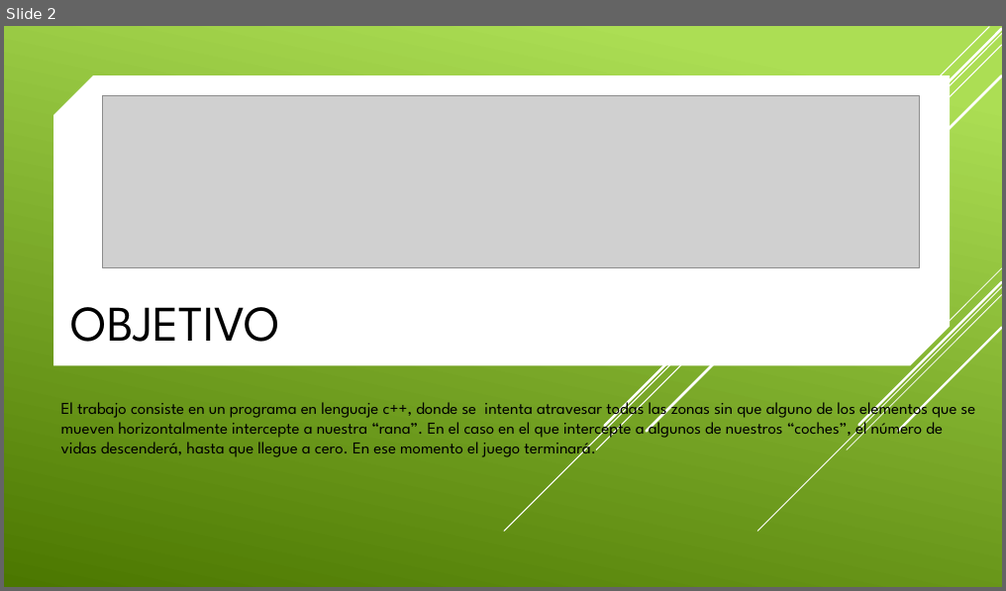
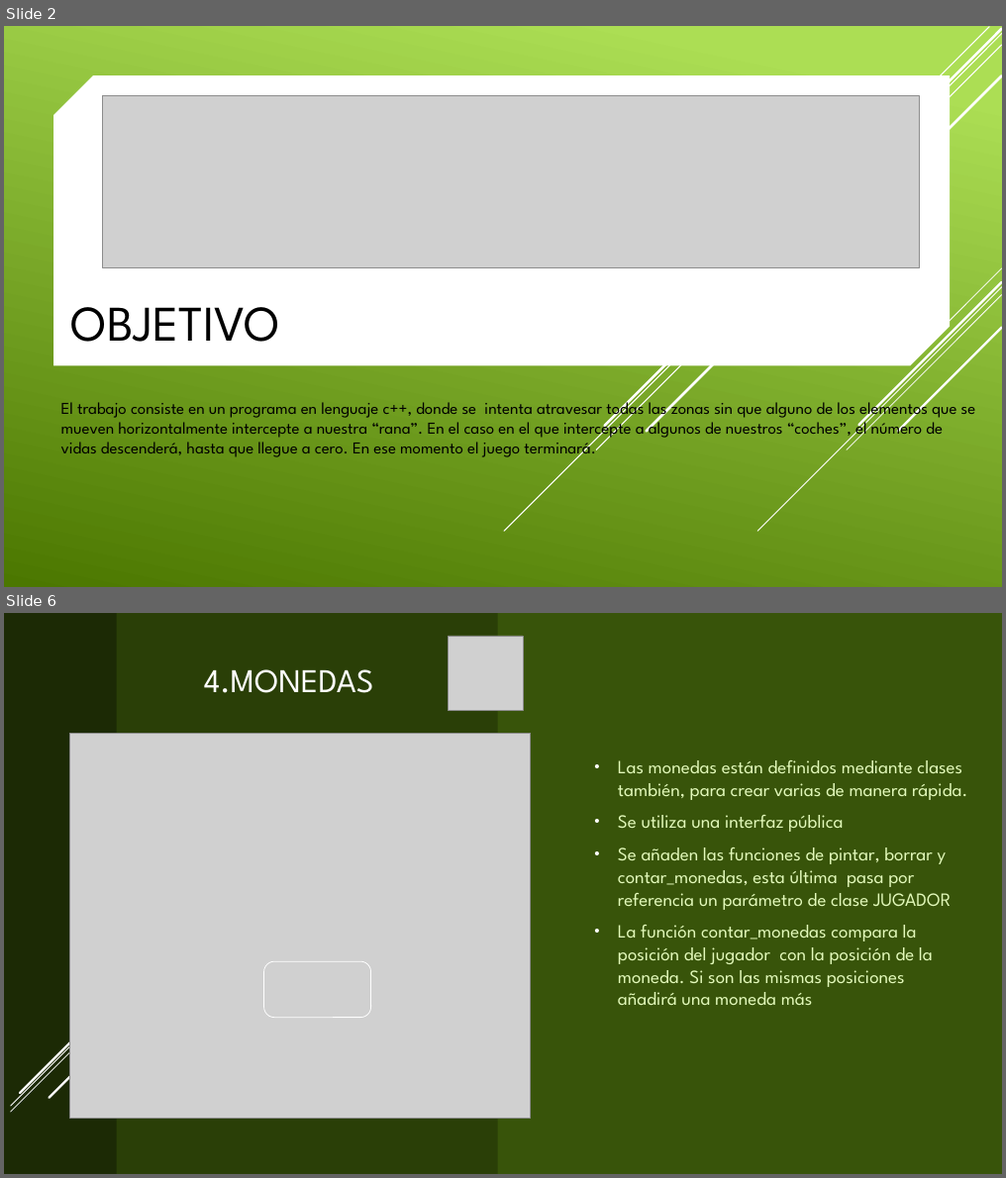
Before and after one commit to aigora/twA109_1920-camara-termica, a slide deck: CROSS the road.pptx. Shown one above the other, each under a label of ours: slide 2 before the commit, slides 2 and 6 after it; the slides between them are not shown. The pictures are 1006x591 and 1006x1178 pixels, drawn with LibreOffice and Linux fonts; fonts in the diff are those of the drawing; grey boxes stand for pictures. Boxes give left, top, right and bottom in pixels: in the first picture for what was removed or moved away, otherwise in the second. Text is boxed around its words. In the diff, an @@ line names an element or a change of style, - is before the commit and + after.

```diff
--- a/CROSS the road.pptx
+++ b/CROSS the road.pptx
@@ slide 6 added at (x1=4, y1=613, x2=1002, y2=1174), background #537D0B @@
@@ rectangle added at (x1=4, y1=613, x2=1002, y2=1174), fill #38540A @@
@@ rectangle added at (x1=4, y1=613, x2=122, y2=1174), fill #1C2A05 @@
@@ rectangle added at (x1=116, y1=613, x2=497, y2=1174), fill #2A3F08 @@
@@ picture added at (x1=448, y1=636, x2=523, y2=710) @@
@@ title added at (x1=204, y1=669, x2=374, y2=693), 32 pt, text #FFFFFF @@
+4.MONEDAS
@@ picture added at (x1=70, y1=734, x2=531, y2=1118) @@
@@ text added at (x1=618, y1=761, x2=967, y2=1005), 18 pt, text #E2F9BA @@
+• Las monedas están definidos mediante clases también, para crear varias de manera rápida.
+• Se utiliza una interfaz pública
+• Se añaden las funciones de pintar, borrar y contar_monedas, esta última pasa por referencia un parámetro de clase JUGADOR
+• La función contar_monedas compara la posición del jugador con la posición de la moneda. Si son las mismas posiciones añadirá una moneda más
@@ group added at (x1=757, y1=856, x2=1002, y2=1118): 5 lines @@
@@ rounded rectangle added at (x1=263, y1=961, x2=371, y2=1018), outline #FFFFFF 0.75 pt @@
@@ group added at (x1=11, y1=976, x2=127, y2=1112): 5 lines @@
```
Also in this commit, not shown: 2 slides changed, 1 other slide added, 1 slide removed.
